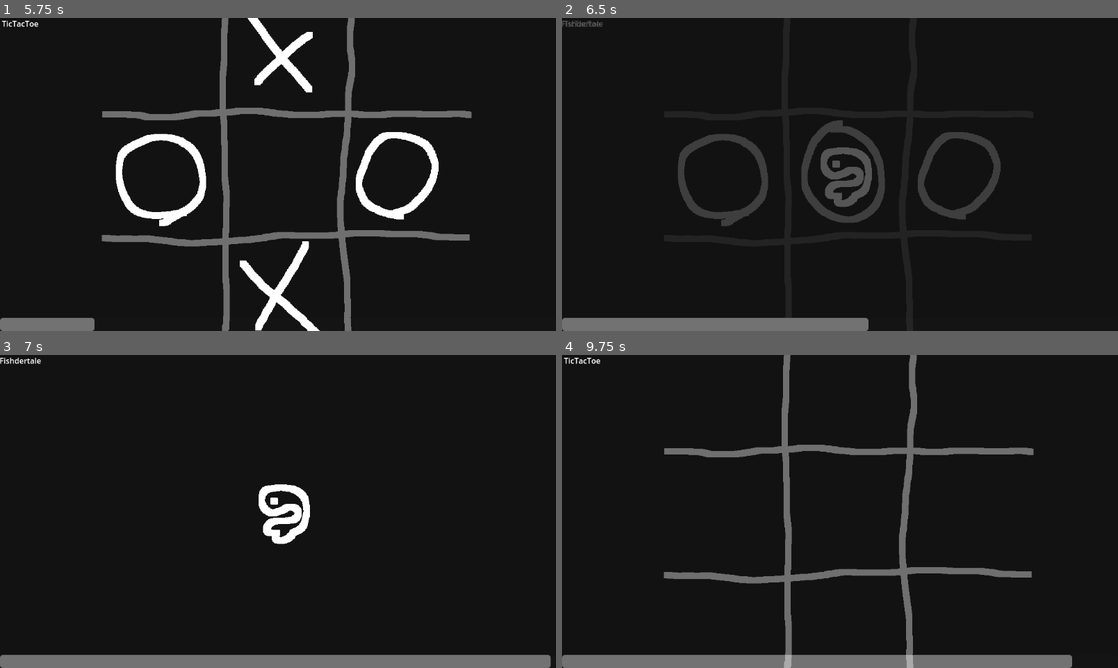
Above: before the commit, frames 1-4 (two rows, left to right).
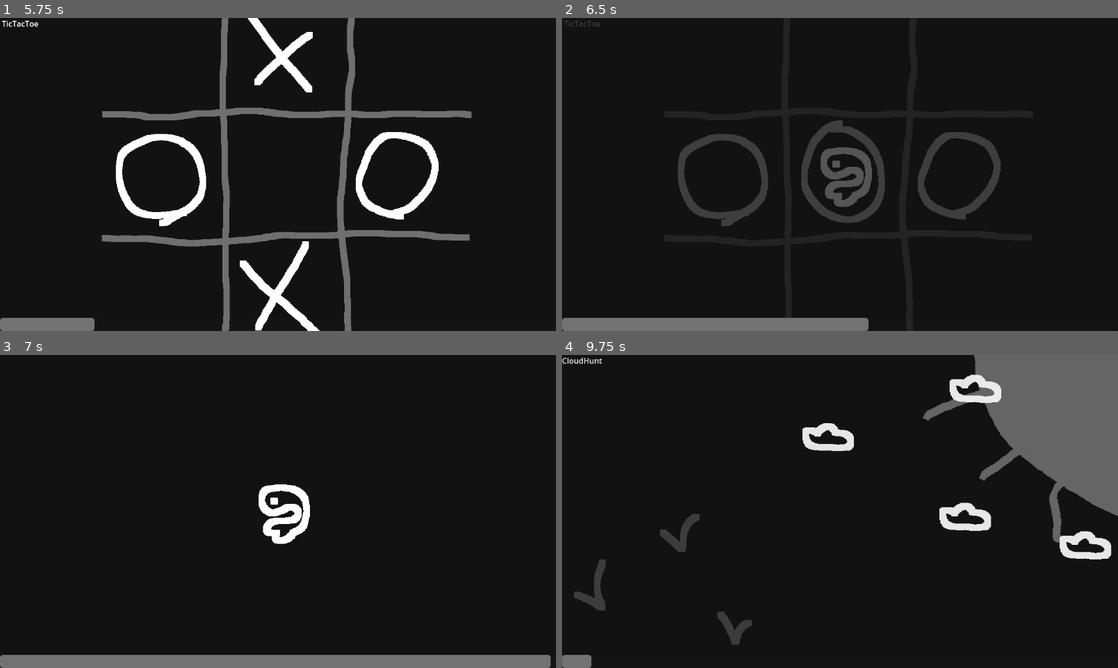
Above: after the commit, the same moments.

Repository: Lipatant/CasualTryhard
Game: Godot game, scene res://src/Scenes/SceneManager.tscn
Two runs of this game, one before a commit and one after it. Both use one fixed random seed, a clock stepped at 60 frames per second and the inputs below.
Inputs (mouse positions are in pixels of both pictures, inside the frame that each line leads up to):
- Up to frame 1 (5.75 s): click "Normal" at 0.5 s; move the mouse to (400, 158) at 1.27 s; click (400, 158) at 1.42 s; move the mouse to (166, 190) at 2.02 s; click (166, 190) at 2.17 s; move the mouse to (333, 105) at 2.77 s; click (333, 105) at 2.92 s; move the mouse to (250, 237) at 3.52 s; click (250, 237) at 3.67 s; move the mouse to (444, 221) at 4.27 s; click (444, 221) at 4.42 s; move the mouse to (111, 127) at 5.02 s; click (111, 127) at 5.17 s
- Up to frame 2 (6.5 s): move the mouse to (867, 174) at 5.77 s; click (867, 174) at 5.92 s
- Up to frame 3 (7 s): move the mouse to (194, 433) at 6.52 s; click (194, 433) at 6.67 s
- Up to frame 4 (9.75 s): move the mouse to (962, 495) at 7.27 s; click (962, 495) at 7.42 s; move the mouse to (728, 527) at 8.02 s; click (728, 527) at 8.17 s; move the mouse to (895, 442) at 8.77 s; click (895, 442) at 8.92 s; move the mouse to (812, 574) at 9.52 s; click (812, 574) at 9.67 s

Frame 1 is identical in both runs. In frame 2, less than 0.1% of the frame differs, in the area x 0-8%, y 0-3%; in frame 3, less than 0.1%; in frame 4, 21%, in the area x 0-100%, y 0-100%.

Commit message:
fix: fixing errors by using call_defered in GameManager

Diff:
--- a/src/Games/Fishdertale.tscn
+++ b/src/Games/Fishdertale.tscn
@@ -17,6 +17,7 @@
 rule = 8
 
 [node name="Label" type="Label" parent="."]
+visible = false
 layout_mode = 0
 offset_left = -1.0
 offset_right = 86.0
@@ -26,7 +27,7 @@
 vertical_alignment = 1
 
 [node name="Timer" type="Timer" parent="."]
-wait_time = 1.5
+wait_time = 2.0
 
 [node name="Node2D" type="Node2D" parent="."]
 
--- a/src/Games/Fishdertale/FishdertaleRod.gd
+++ b/src/Games/Fishdertale/FishdertaleRod.gd
@@ -18,8 +18,8 @@
 
 func _physics_process(_delta: float) -> void:
 	if timer and timer.wait_time > 0 and sprite:
-		var scale : float = ((timer.time_left / timer.wait_time) * 2 - 1.0) if (timer.time_left > timer.wait_time / 2) else (1.0 - (timer.time_left / timer.wait_time) * 2)
-		position = Vector2(-1024.0 * 1.5 * (scale * 2 - 0.5), 0.0).rotated(fixed_rotation)
+		var position_scale : float = ((timer.time_left / timer.wait_time) * 2 - 1.0) if (timer.time_left > timer.wait_time / 2) else (1.0 - (timer.time_left / timer.wait_time) * 2)
+		position = Vector2(-1024.0 * 1.5 * (position_scale * 2 - 0.5), 0.0).rotated(fixed_rotation)
 		set_rotation(fixed_rotation)
 
 # SIGNALS #
--- a/src/Scenes/GameManager/GameManager.gd
+++ b/src/Scenes/GameManager/GameManager.gd
@@ -52,8 +52,11 @@
 
 func _on_timer_timeout() -> void:
 	if timer_transition: timer_transition.start()
+	call_deferred("_current_game_end")
+	call_deferred("load_game")
+
+func _current_game_end() -> void:
 	if current_game: current_game.end()
-	load_game()
 
 func _on_timer_transition_timeout() -> void:
 	if timer: timer.start()
